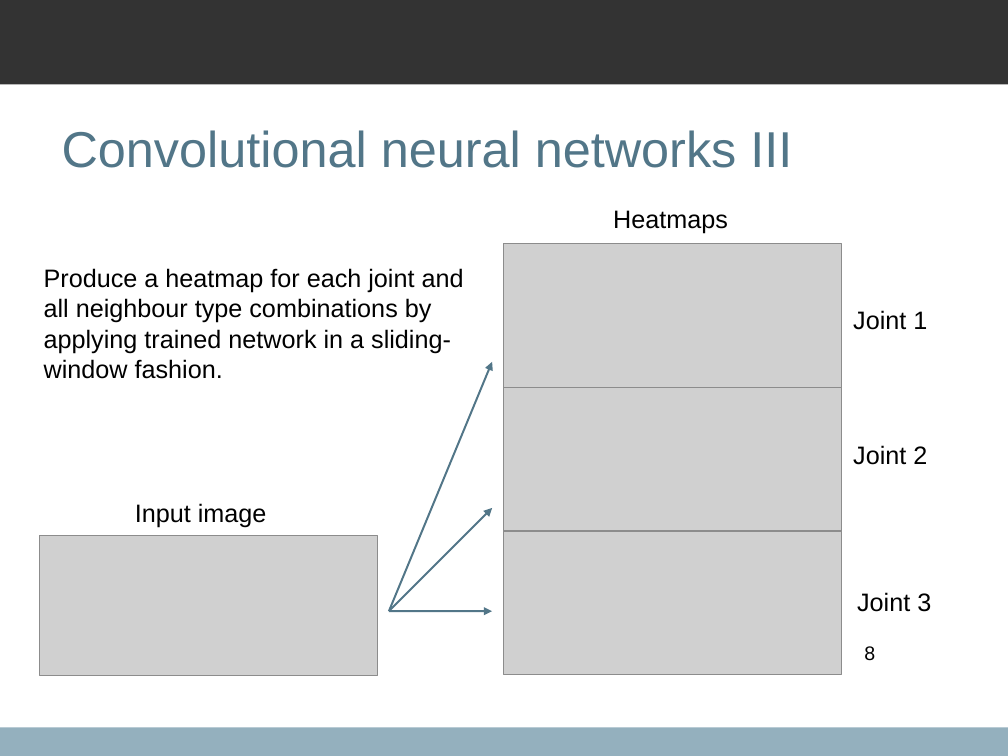
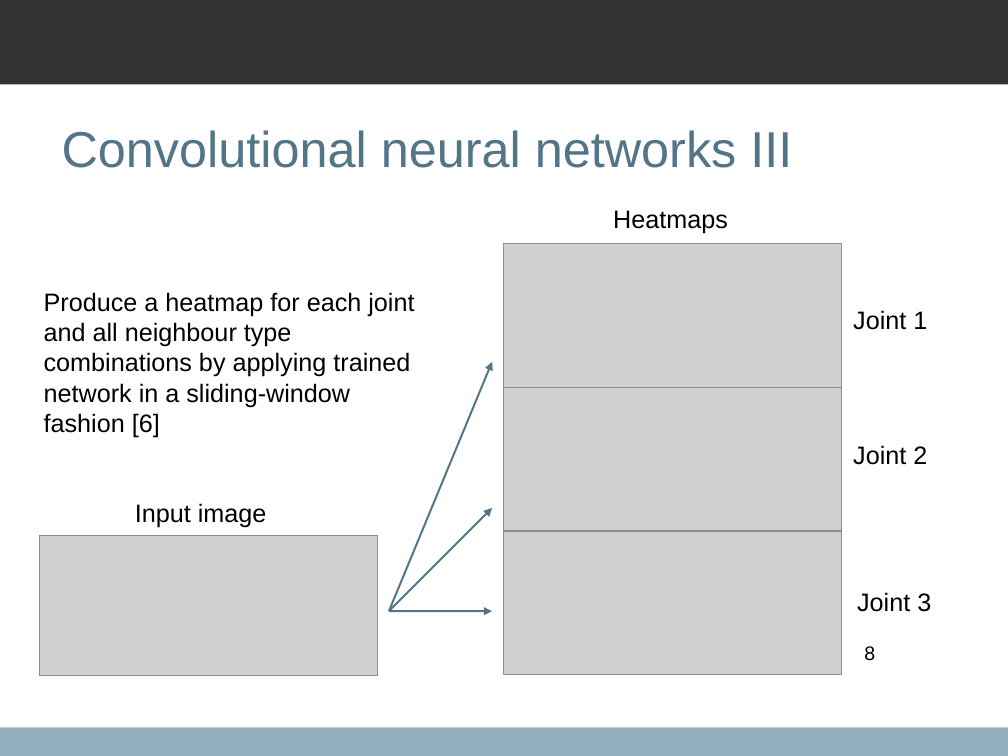
Before and after one commit to qxcv/comp2560, a slide deck: slide 8 of presentation/presentation.odp. Drawn at 1008x756 pixels with LibreOffice and Linux fonts; fonts in the diff are those of the drawing; grey boxes stand for pictures; background and template pictures are left out. Boxes give left, top, right and bottom in pixels: in the first picture for what was removed or moved away, otherwise in the second. Text is boxed around its words. In the diff, an @@ line names an element or a change of style, - is before the commit and + after.

Commit message:
More presentation work

```diff
--- a/presentation/presentation.odp
+++ b/presentation/presentation.odp
@@ text at [44, 292, 414, 438]: text changed @@
-Produce a heatmap for each joint and all neighbour type combinations by applying trained network in a sliding-window fashion.
+Produce a heatmap for each joint and all neighbour type combinations by applying trained network in a sliding-window fashion [6]
```
Also in this commit, not shown: 2 other slides changed, 3 slides added, 5 slides removed, 1 other file.
